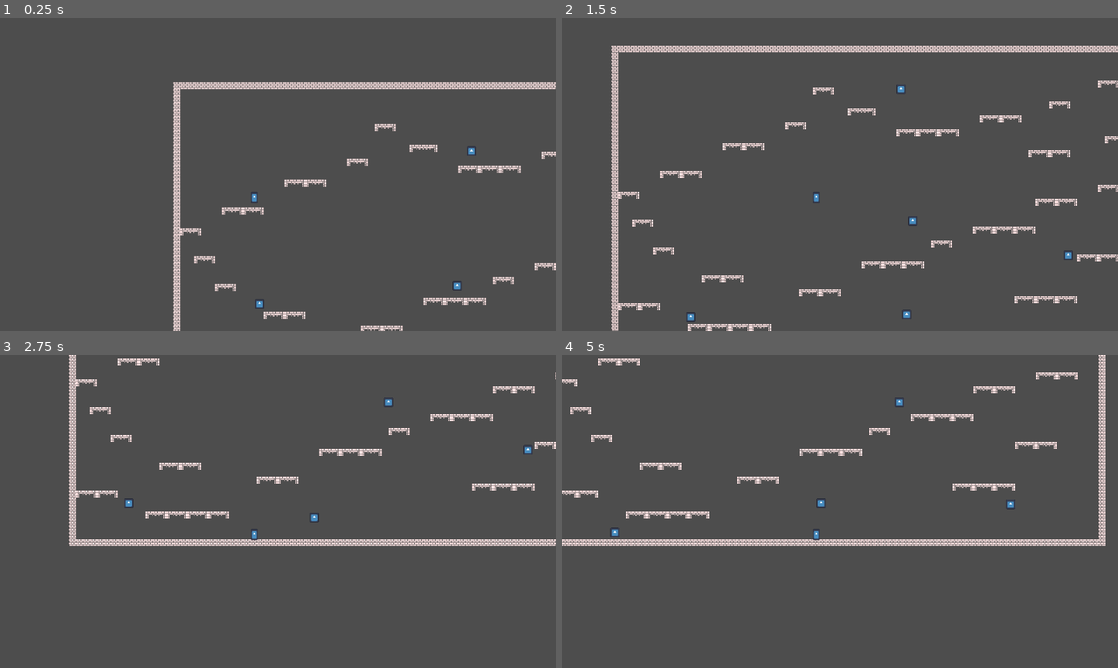
Above: before the commit, frames 1-4 (two rows, left to right).
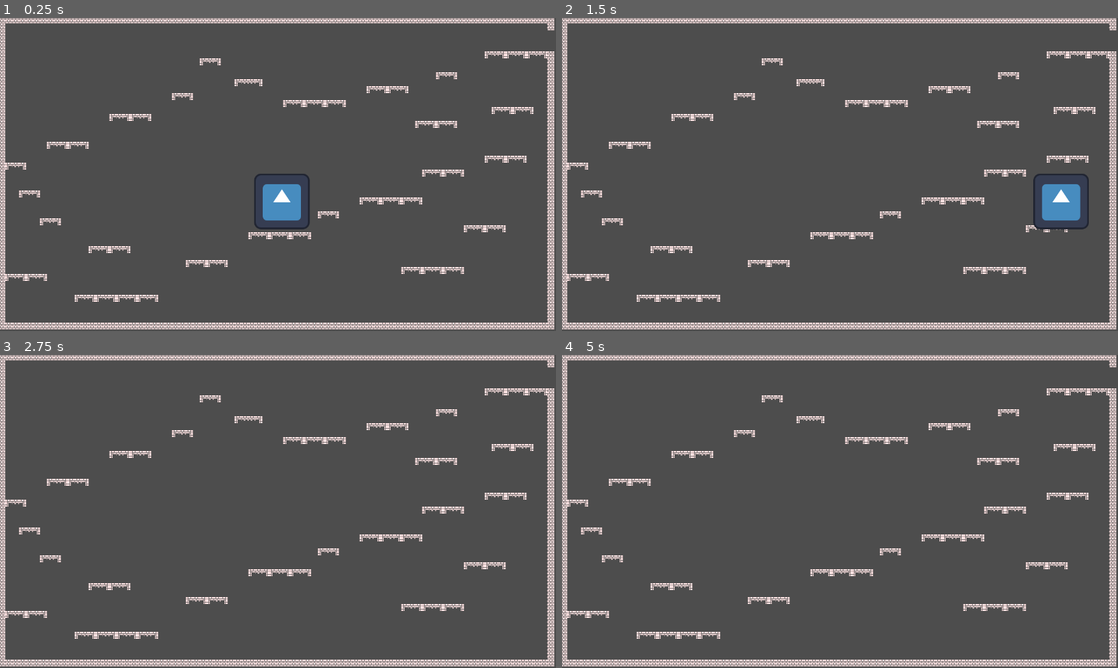
Above: after the commit, the same moments.

Repository: EXLAIZOR/tick-times
Game: Godot game, scene res://Scenes/level1.tscn
The game is run twice, just before and just after one commit, with the same random seed, the same clock (stepped at 60 frames per second) and the same inputs. The engine's default icon, where the game draws it, is replaced by a stand-in: a white triangle on a blue panel in a dark square.
Inputs:
- Up to frame 1 (0.25 s): no input
- Up to frame 2 (1.5 s): tap Enter (ui_accept) at 0.5, 0.77 s; hold Right (ui_right) from 0.53 s (still down)
- Up to frame 3 (2.75 s): tap Enter (ui_accept) at 1.52 s; release Right (ui_right) at 2.03 s; hold Left (ui_left) from 2.03 s (still down)
- Up to frame 4 (5 s): release Left (ui_left) at 2.78 s; hold Right (ui_right) 2.78-4.28 s; tap Enter (ui_accept) at 3.02, 3.77, 4.52 s; hold Left (ui_left) from 4.28 s (still down)

The runs differ from the first frame. In frame 1, 14% of the frame differs, in the area x 0-100%, y 0-100%; in frame 2, 15%; in frame 3, 13%; in frame 4, 13%.

Commit message:
attack and health update

Diff:
--- a/Scenes/level1.tscn
+++ b/Scenes/level1.tscn
@@ -3,6 +3,7 @@
 [ext_resource type="PackedScene" uid="uid://2xm1dxonhn47" path="res://enemy.tscn" id="1_c5erv"]
 [ext_resource type="Texture2D" uid="uid://dr2fhqda2tcg8" path="res://assets/images/Tilemap/LittleJumper1bitAssets/Tileset/1bitfull_tileset.png" id="1_sbmc0"]
 [ext_resource type="PackedScene" uid="uid://bif7kogln61f3" path="res://player.tscn" id="2_vly50"]
+[ext_resource type="PackedScene" uid="uid://dq3kvpui6p77j" path="res://bullet.tscn" id="4_lyd6k"]
 
 [sub_resource type="TileSetAtlasSource" id="TileSetAtlasSource_8j1ym"]
 texture = ExtResource("1_sbmc0")
@@ -151,7 +152,7 @@
 tile_set = SubResource("TileSet_e1x5f")
 
 [node name="Player" parent="." unique_id=1425424670 instance=ExtResource("2_vly50")]
-position = Vector2(237, 180)
+position = Vector2(688, 374)
 
 [node name="Enemy2" parent="." unique_id=1476373 instance=ExtResource("1_c5erv")]
 position = Vector2(210, 477)
@@ -164,3 +165,6 @@
 
 [node name="Enemy5" parent="." unique_id=1543526600 instance=ExtResource("1_c5erv")]
 position = Vector2(1000, 532)
+
+[node name="Bullet" parent="." unique_id=963133311 instance=ExtResource("4_lyd6k")]
+position = Vector2(549, 422)
--- a/attack_component.gd
+++ b/attack_component.gd
@@ -2,6 +2,3 @@
 extends Area2D
 
 @export var attack : Attack
-
-func _init() -> void:
-	set_collision_layer_value(3, true)
--- /dev/null
+++ b/bullet.gd
@@ -0,0 +1,4 @@
+extends Node2D
+
+func _physics_process(delta: float) -> void:
+	position.x += 400 * delta
--- /dev/null
+++ b/bullet.tscn
@@ -0,0 +1,30 @@
+[gd_scene format=3 uid="uid://dq3kvpui6p77j"]
+
+[ext_resource type="Script" uid="uid://b03glrcdskqf8" path="res://bullet.gd" id="1_2b2rl"]
+[ext_resource type="Script" uid="uid://d3lekxp3p1unq" path="res://attack_component.gd" id="1_t4vbm"]
+[ext_resource type="Script" uid="uid://br1ka662muyfh" path="res://attack.gd" id="2_2b2rl"]
+[ext_resource type="Texture2D" uid="uid://d0mmnthl1rmfn" path="res://icon.svg" id="3_b7duk"]
+
+[sub_resource type="Resource" id="Resource_o3xhx"]
+script = ExtResource("2_2b2rl")
+damage = 100
+metadata/_custom_type_script = "uid://br1ka662muyfh"
+
+[sub_resource type="RectangleShape2D" id="RectangleShape2D_e1x5f"]
+size = Vector2(128, 128)
+
+[node name="Bullet" type="Node2D" unique_id=963133311]
+script = ExtResource("1_2b2rl")
+
+[node name="AttackComponent" type="Area2D" parent="." unique_id=1922267179]
+collision_layer = 4
+collision_mask = 15
+script = ExtResource("1_t4vbm")
+attack = SubResource("Resource_o3xhx")
+metadata/_custom_type_script = "uid://d3lekxp3p1unq"
+
+[node name="CollisionShape2D" type="CollisionShape2D" parent="AttackComponent" unique_id=33913304]
+shape = SubResource("RectangleShape2D_e1x5f")
+
+[node name="Sprite2D" type="Sprite2D" parent="." unique_id=1989405195]
+texture = ExtResource("3_b7duk")
--- a/character_body_2d.gd
+++ b/character_body_2d.gd
@@ -3,15 +3,6 @@
 
 const SPEED = 300.0
 const JUMP_VELOCITY = -400.0
-
-
-var hp := 5
-
-func take_damage():
-	hp=hp-1
-
-	if hp==0:
-		queue_free()
 
 func _physics_process(delta: float) -> void:
 	# Add the gravity.
--- a/health_component.gd
+++ b/health_component.gd
@@ -7,8 +7,11 @@
 
 var current_health : int
 
+func _ready() -> void:
+	current_health = initial_health
+
 func apply_attack(attack : Attack):
 	current_health -= attack.damage
 
-	if current_health == 0:
+	if current_health <= 0:
 		ROOT.queue_free()
--- a/hitbox_component.gd
+++ b/hitbox_component.gd
@@ -8,4 +8,5 @@
 
 func _on_area_entered(area : Area2D):
 	if area is AttackComponent:
+		print("TOOK DAMAGE : ", area.attack.damage)
 		health_component.apply_attack(area.attack)
--- a/player.tscn
+++ b/player.tscn
@@ -2,6 +2,8 @@
 
 [ext_resource type="Script" uid="uid://b2cperwr32fre" path="res://character_body_2d.gd" id="1_onrkg"]
 [ext_resource type="Texture2D" uid="uid://d0mmnthl1rmfn" path="res://icon.svg" id="2_i3pqv"]
+[ext_resource type="Script" uid="uid://cvbo4qktol0gj" path="res://health_component.gd" id="3_hqtel"]
+[ext_resource type="Script" uid="uid://bsl6bumvyfk2j" path="res://hitbox_component.gd" id="4_sweqy"]
 
 [sub_resource type="RectangleShape2D" id="RectangleShape2D_y1p4y"]
 size = Vector2(13, 24)
@@ -12,10 +14,22 @@
 [node name="Camera2D" type="Camera2D" parent="." unique_id=541086614]
 
 [node name="CollisionShape2D" type="CollisionShape2D" parent="." unique_id=167035600]
-position = Vector2(-54.5, 52)
 shape = SubResource("RectangleShape2D_y1p4y")
 
 [node name="Icon" type="Sprite2D" parent="." unique_id=252300607]
-position = Vector2(-54.5, 53)
 scale = Vector2(0.1171875, 0.203125)
 texture = ExtResource("2_i3pqv")
+
+[node name="HealthComponent" type="Node" parent="." unique_id=1233160677 node_paths=PackedStringArray("ROOT")]
+script = ExtResource("3_hqtel")
+ROOT = NodePath("..")
+metadata/_custom_type_script = "uid://cvbo4qktol0gj"
+
+[node name="HitboxComponent" type="Area2D" parent="." unique_id=1066238113 node_paths=PackedStringArray("health_component")]
+collision_mask = 4
+script = ExtResource("4_sweqy")
+health_component = NodePath("../HealthComponent")
+metadata/_custom_type_script = "uid://bsl6bumvyfk2j"
+
+[node name="CollisionShape2D" type="CollisionShape2D" parent="HitboxComponent" unique_id=1265708097]
+shape = SubResource("RectangleShape2D_y1p4y")
Not shown, added: bullet.gd.uid
